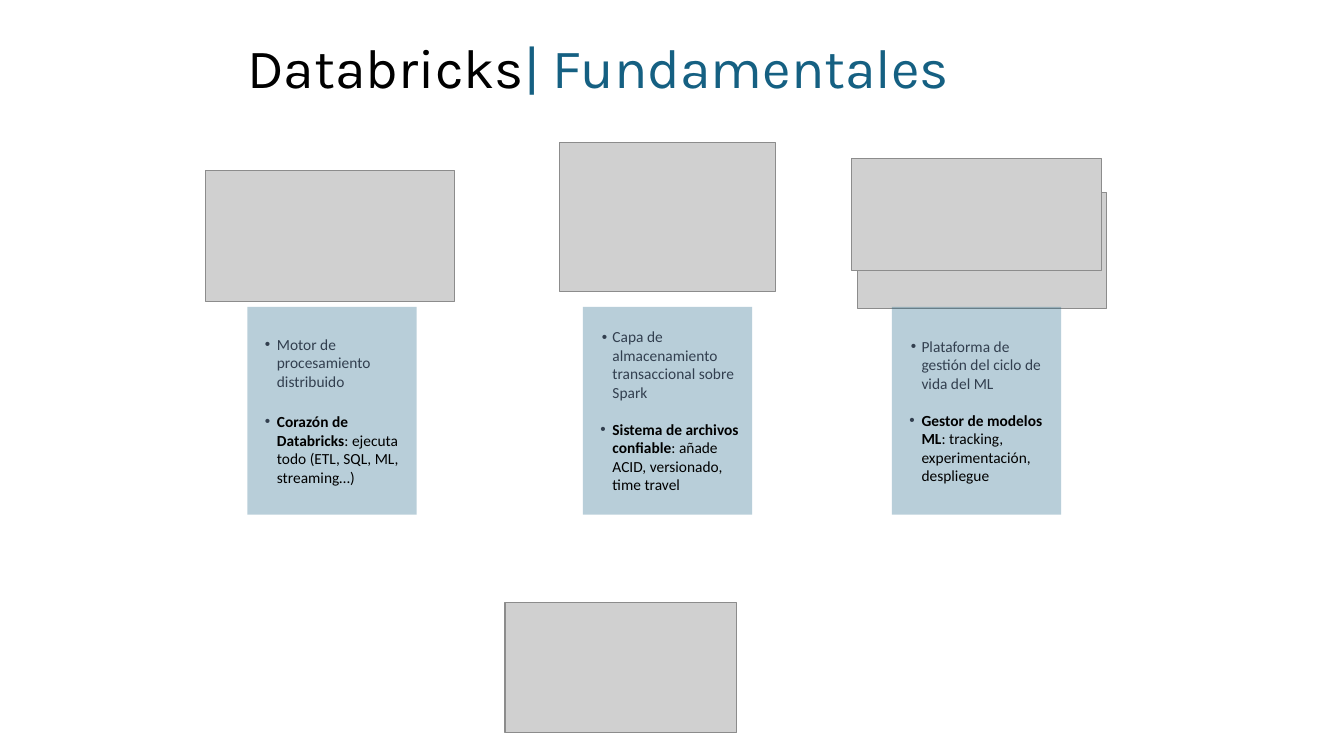
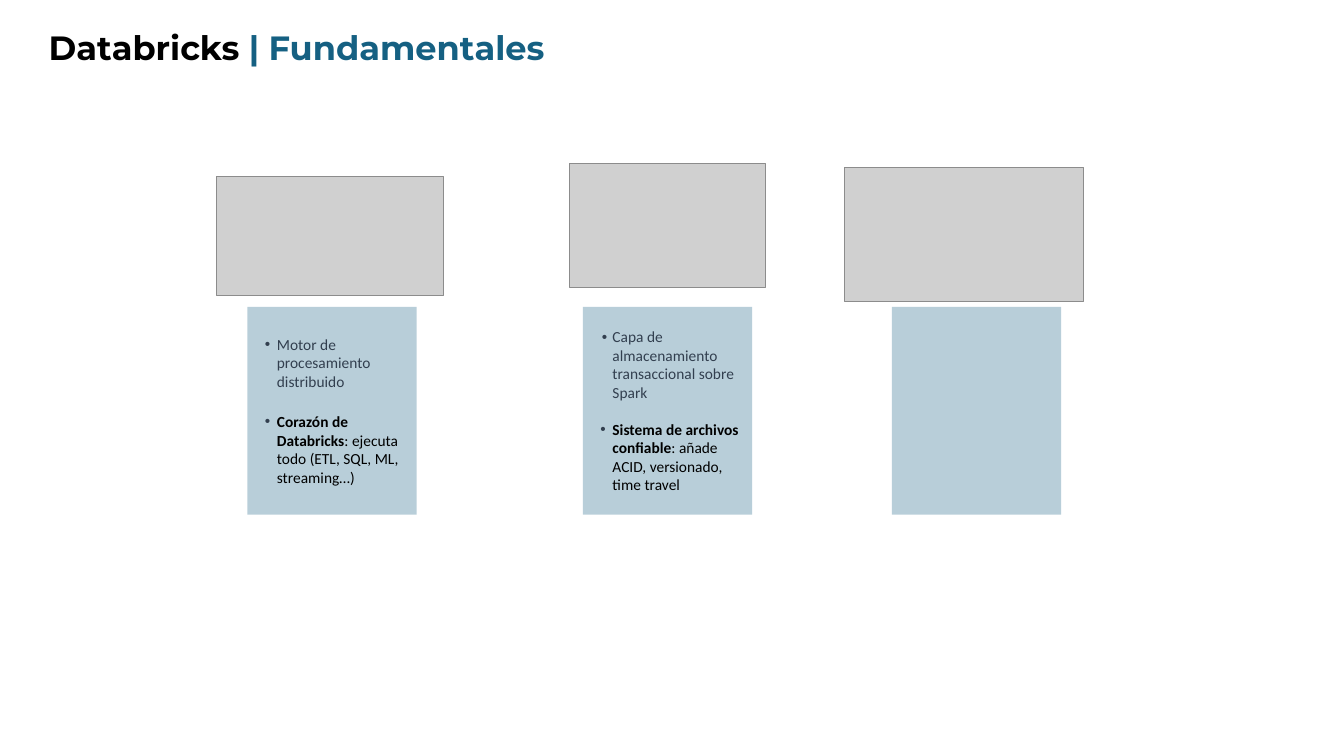
Before and after one commit to jmartinezceste/IEF_Course1_360degreesDatabricks, a slide deck: slide 3 of IEF_360deg_sesion1/Intro.pptx (slide 2 before the commit). Drawn at 1344x756 pixels with LibreOffice and Linux fonts; fonts in the diff are those of the drawing; grey boxes stand for pictures. Boxes give left, top, right and bottom in pixels: in the first picture for what was removed or moved away, otherwise in the second. Text is boxed around its words. In the diff, an @@ line names an element or a change of style, - is before the commit and + after.

```diff
--- a/IEF_360deg_sesion1/Intro.pptx
+++ b/IEF_360deg_sesion1/Intro.pptx
@@ title at (x1=49, y1=33, x2=545, y2=61): text changed; size 39.6 to 24 pt; font Karla to Montserrat; bold on @@
-Databricks| Fundamentales
+Databricks | Fundamentales
@@ picture resized from (x1=206, y1=170, x2=456, y2=301) to (x1=217, y1=176, x2=444, y2=296) @@
@@ picture resized from (x1=560, y1=142, x2=775, y2=291) to (x1=570, y1=163, x2=765, y2=287) @@
@@ picture resized from (x1=505, y1=603, x2=737, y2=733) to (x1=845, y1=167, x2=1084, y2=301) @@
@@ picture removed at (x1=852, y1=159, x2=1102, y2=271) @@
@@ picture removed at (x1=857, y1=193, x2=1107, y2=309) @@
@@ text in rectangle at (x1=922, y1=341, x2=1042, y2=484): text removed @@
-• Plataforma de gestión del ciclo de vida del ML
-• Gestor de modelos ML: tracking, experimentación, despliegue
```
Also in this commit, not shown: 5 other slides changed, 5 slides added, 1 slide removed.
